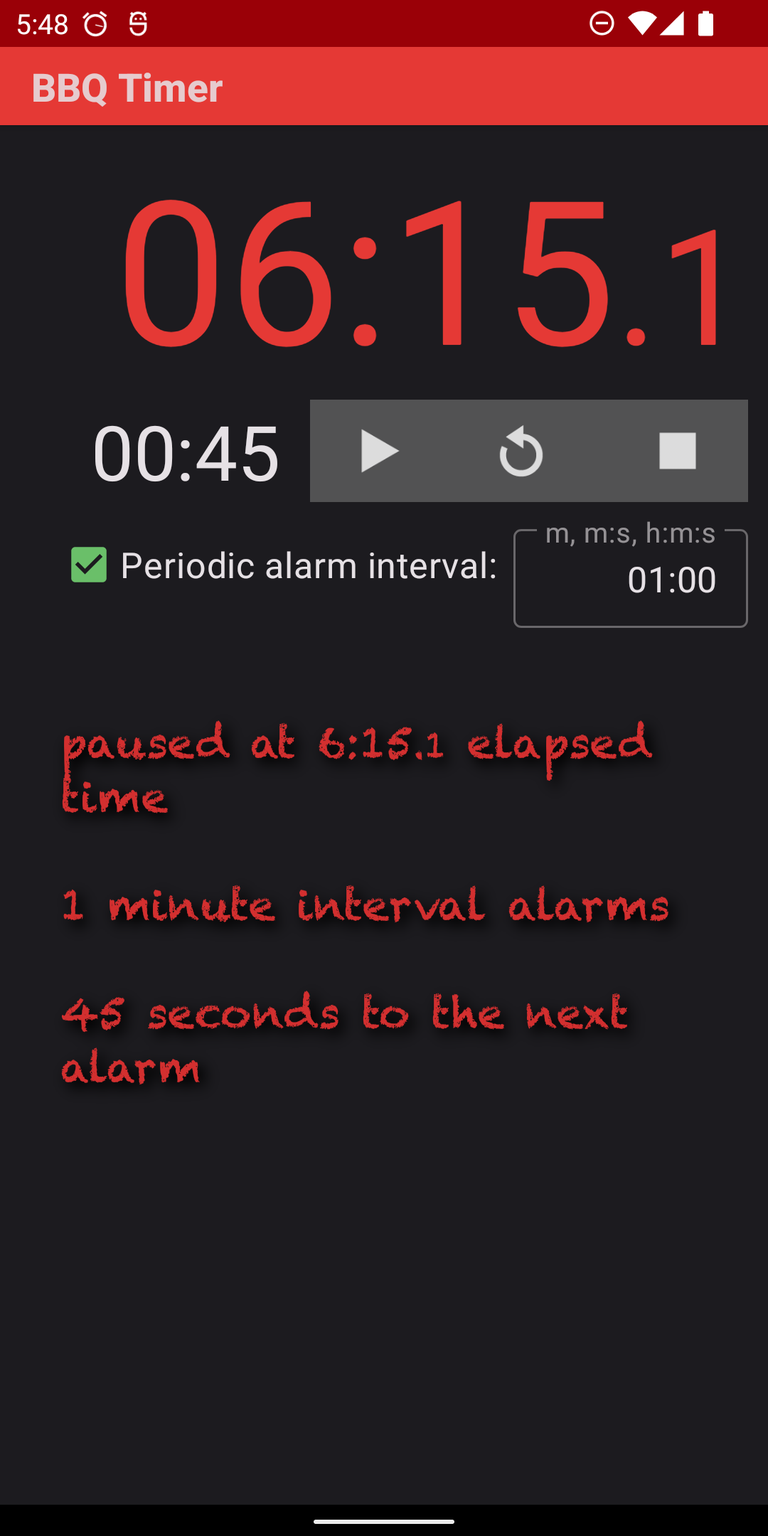
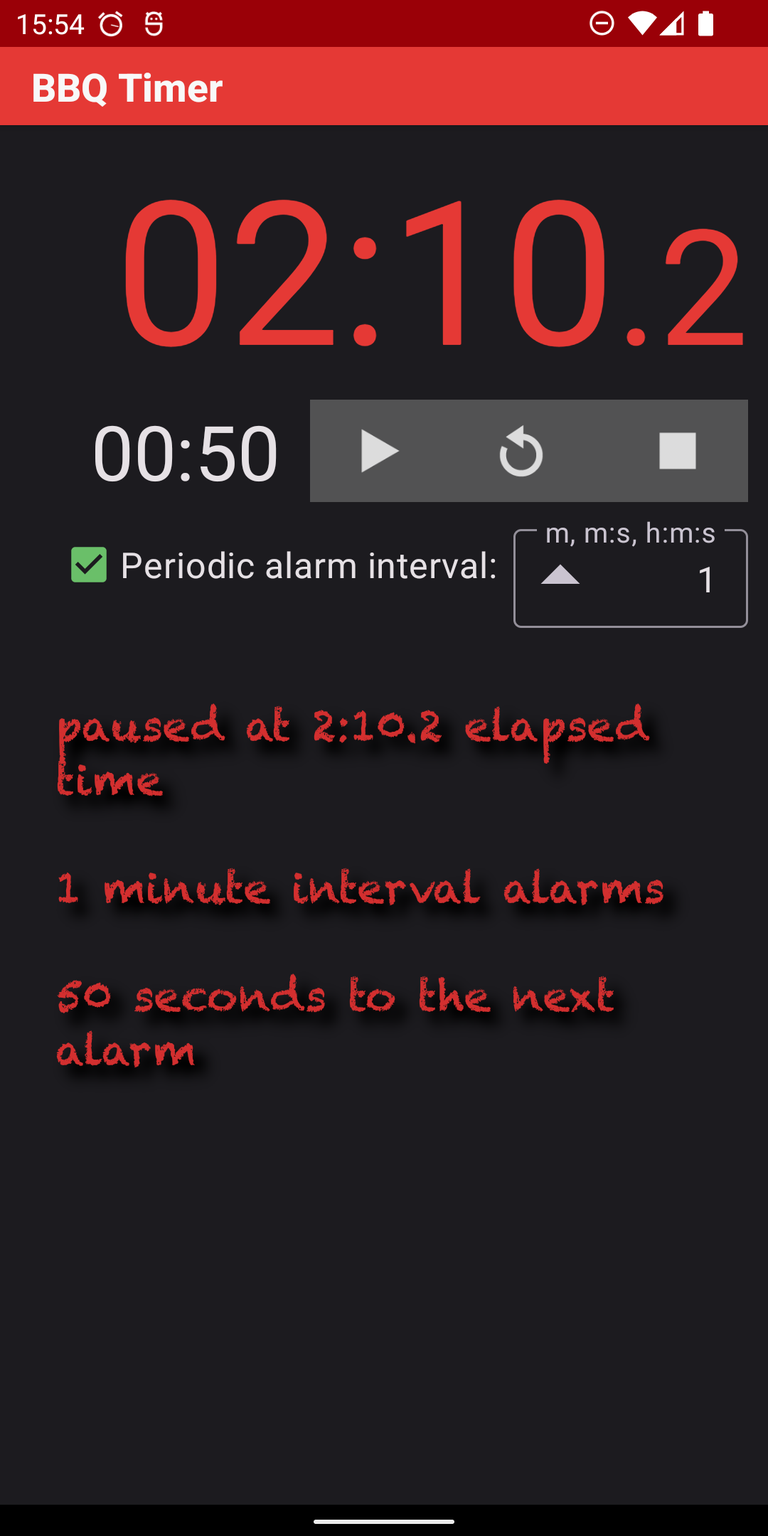
The second 768×1536 image is a revision of the first. Changes to its layers:
renamed "paused at 6:15.1 elapsed time ..." to "paused at 2:10.2 elapsed time ...", painted on it over [56, 703, 685, 1098]
painted on "screenshot paused.png" over [17, 9, 749, 628]
